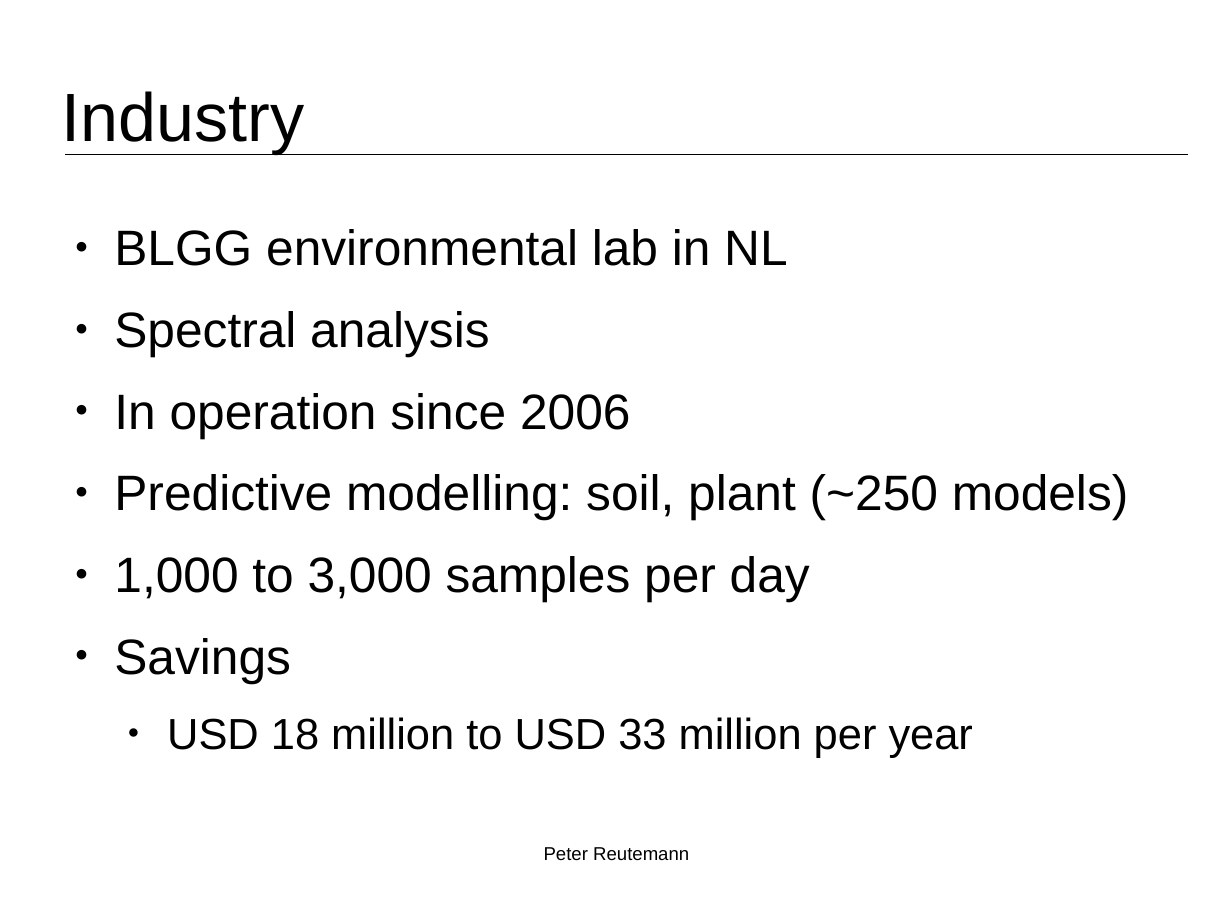
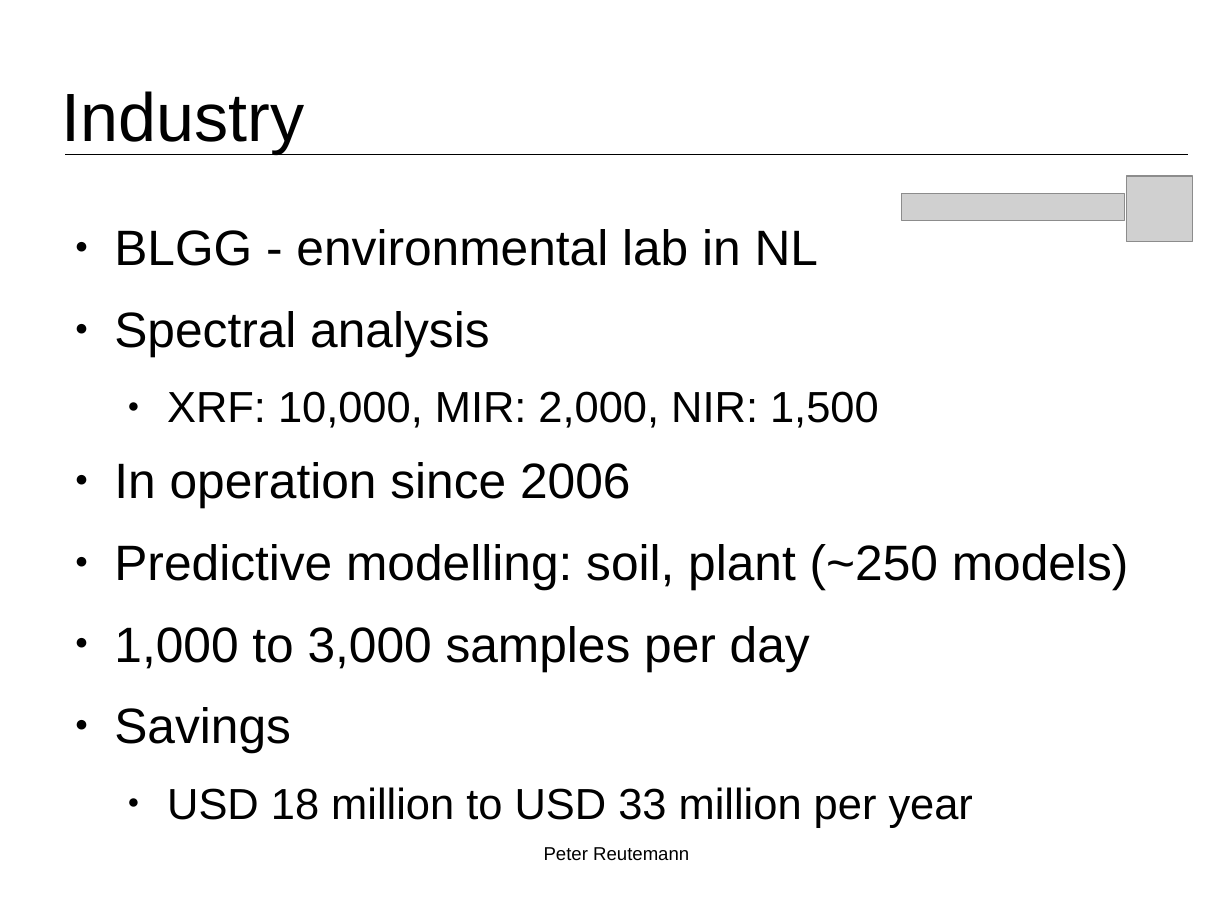
Before and after one commit to fracpete/bigmine-2015, a slide deck: slide 9 of talk/bigmine2015_reutemann.odp (slide 8 before the commit). Drawn at 1232x924 pixels with LibreOffice and Linux fonts; fonts in the diff are those of the drawing; grey boxes stand for pictures; background and template pictures are left out. Boxes give left, top, right and bottom in pixels: in the first picture for what was removed or moved away, otherwise in the second. Text is boxed around its words. In the diff, an @@ line names an element or a change of style, - is before the commit and + after.

```diff
--- a/talk/bigmine2015_reutemann.odp
+++ b/talk/bigmine2015_reutemann.odp
@@ picture added at (x1=1127, y1=176, x2=1193, y2=241) @@
@@ picture added at (x1=902, y1=193, x2=1125, y2=220) @@
@@ text at (x1=114, y1=229, x2=818, y2=266): text changed @@
-● BLGG environmental lab in NL
+● BLGG - environmental lab in NL
@@ text at (x1=167, y1=391, x2=879, y2=428): paragraph added @@
+  ● XRF: 10,000, MIR: 2,000, NIR: 1,500
```
Also in this commit, not shown: 5 other slides changed, 2 slides added, 5 other files.
